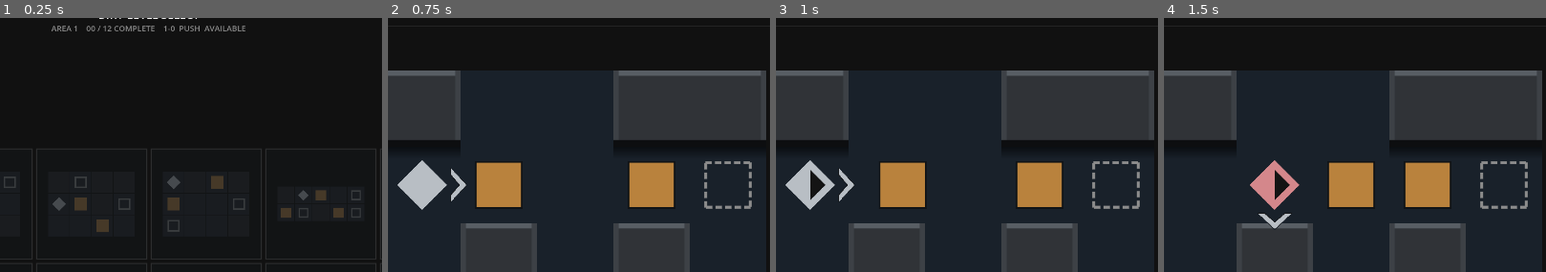
Above: before the commit, frames 1-4 (left to right).
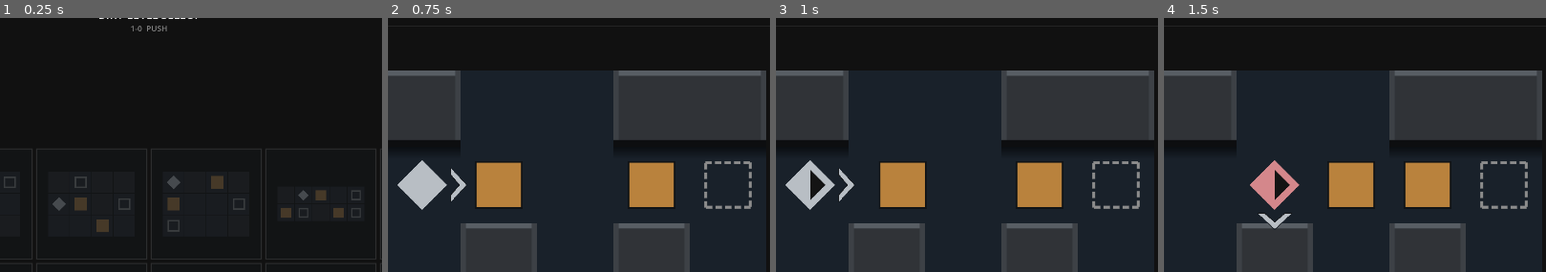
Above: after the commit, the same moments.

Repository: Periodev/DIR_03
Game: Godot game, scene res://scenes/classic_level_select.tscn
Same seed, same stepped clock (60 frames per second), same inputs: the game is played once before the commit and once after it.
Inputs:
- Up to frame 1 (0.25 s): no input
- Up to frame 2 (0.75 s): tap Enter at 0.5 s; hold Right (move_right) from 0.53 s (still down); hold X (install_vector) from 0.53 s (still down)
- Up to frame 3 (1 s): keep holding Right (move_right); keep holding X (install_vector)
- Up to frame 4 (1.5 s): release Right (move_right) at 1.28 s; release X (install_vector) at 1.28 s; hold Down (move_down) from 1.28 s (still down); tap Space (trigger_vector) at 1.35 s
The pictures show only the part of the screen within x 30-80%, y 5-55%; the shares and areas given below are measured in that part.

The runs differ from the first frame. In frame 1, 0.6% of the frame differs, in the area x 13-65%, y 3-6%; in frame 2, nothing differs; in frame 3, nothing differs; in frame 4, nothing differs.

Commit message:
Simplify level select header

Diff:
--- a/scripts/classic_level_select.gd
+++ b/scripts/classic_level_select.gd
@@ -23,7 +23,6 @@
 var area_selection_indices: Array[int] = []
 var current_area_index := 0
 var selected_index := 0
-var status_message := "LEVEL SELECT"
 var ui_font: Font
 
 
@@ -35,7 +34,6 @@
 		return
 	build_entries()
 	select_return_level()
-	refresh_status()
 	get_viewport().size_changed.connect(queue_redraw)
 	queue_redraw()
 
@@ -52,7 +50,6 @@
 		return
 	if is_unlock_all_key(event):
 		Campaign.unlock_all_levels()
-		status_message = "ALL LEVELS UNLOCKED"
 		queue_redraw()
 		return
 	if is_complete_selected_key(event):
@@ -149,7 +146,6 @@
 		return
 	selected_index = target_index
 	area_selection_indices[current_area_index] = selected_index
-	refresh_status()
 	queue_redraw()
 
 
@@ -158,12 +154,10 @@
 	if target_area_index < 0 or target_area_index >= area_entries.size():
 		return
 	if not is_area_accessible(target_area_index):
-		status_message = "AREA %s  LOCKED" % (target_area_index + 1)
 		queue_redraw()
 		return
 	current_area_index = target_area_index
 	selected_index = area_selection_indices[current_area_index]
-	refresh_status()
 	queue_redraw()
 
 
@@ -178,7 +172,6 @@
 	):
 		current_area_index += 1
 		selected_index = area_selection_indices[current_area_index]
-	refresh_status()
 	queue_redraw()
 
 
@@ -189,7 +182,6 @@
 	var entry: Dictionary = page[selected_index]
 	var level_id := String(entry["id"])
 	if not is_entry_unlocked(entry):
-		status_message = "%s  LOCKED" % level_id
 		queue_redraw()
 		return
 	if not Campaign.begin_level(
@@ -197,7 +189,6 @@
 		int(entry["area_id"]),
 		Vector2i(entry["cell"])
 	):
-		status_message = "%s  LOAD FAILED" % level_id
 		queue_redraw()
 		return
 	get_tree().change_scene_to_file("res://scenes/main.tscn")
@@ -208,7 +199,6 @@
 	current_area_index = 0
 	selected_index = 0
 	area_selection_indices.fill(0)
-	refresh_status()
 	queue_redraw()
 
 
@@ -221,20 +211,15 @@
 	advance_after_completion()
 
 
-func refresh_status() -> void:
+func selected_level_label() -> String:
 	var page: Array = current_page_entries()
 	if page.is_empty():
-		status_message = "NO LEVELS"
-		return
+		return ""
 	var entry: Dictionary = page[selected_index]
-	var level_id: String = String(entry["id"])
-	var level_label := "%s  %s" % [level_id, String(entry["name"]).to_upper()]
-	if Campaign.is_completed(level_id):
-		status_message = "%s  COMPLETE" % level_label
-	elif is_entry_unlocked(entry):
-		status_message = "%s  AVAILABLE" % level_label
-	else:
-		status_message = "%s  LOCKED" % level_label
+	return "%s  %s" % [
+		String(entry["id"]),
+		String(entry["name"]).to_upper(),
+	]
 
 
 func is_entry_unlocked(entry: Dictionary) -> bool:
@@ -352,12 +337,7 @@
 	)
 	draw_text_centered(
 		Rect2(0, 51, viewport_width, 22),
-		"AREA %s    %02d / %02d COMPLETE    %s" % [
-			current_area_index + 1,
-			completed_count(),
-			current_page_entries().size(),
-			status_message,
-		],
+		selected_level_label(),
 		15,
 		palette["text_dim"]
 	)
Not shown, changed: tools/verify_v11_static.ps1
